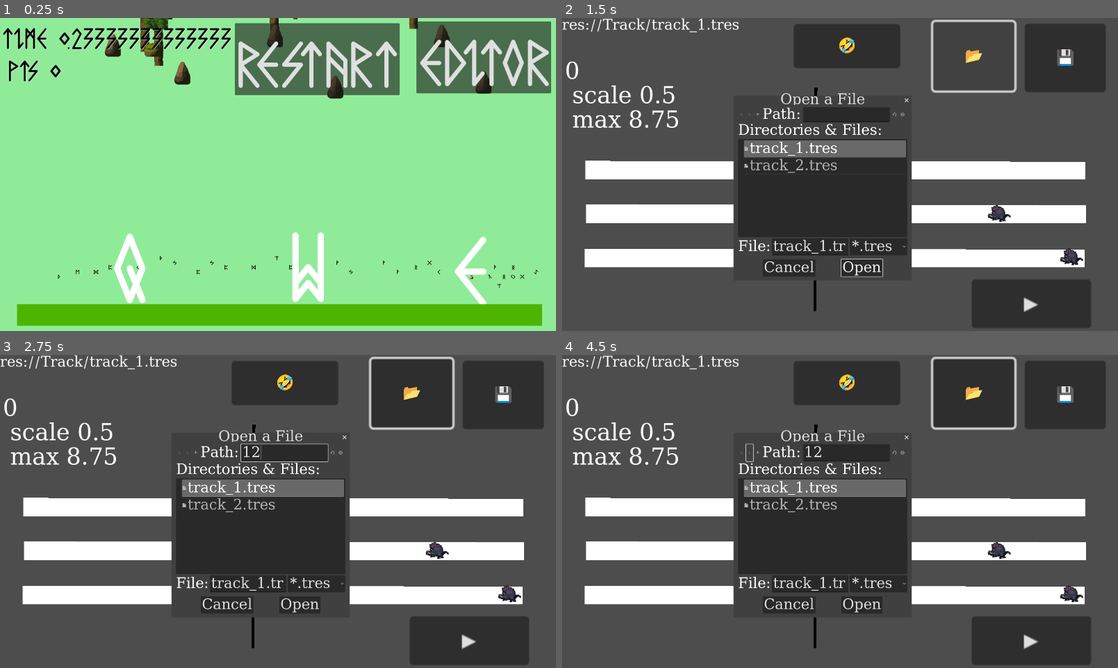
Above: before the commit, frames 1-4 (two rows, left to right).
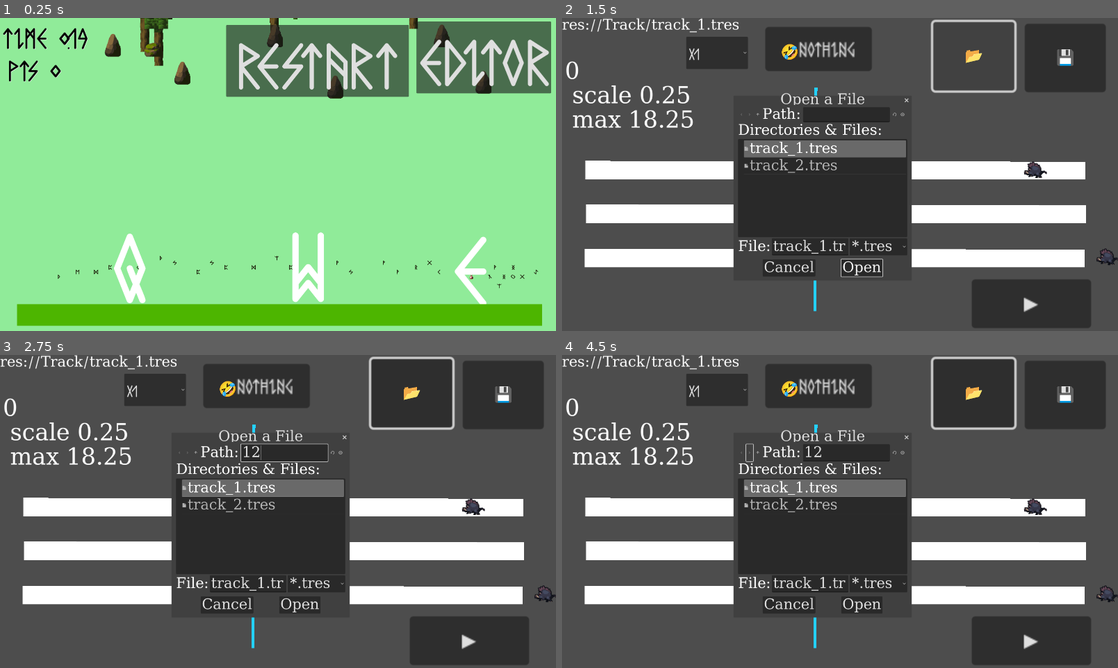
Above: after the commit, the same moments.

Repository: NamespaceV/LudumDare2024
Game: Godot game, scene res://main_scene.tscn
The game is run twice, just before and just after one commit, with the same random seed, the same clock (stepped at 60 frames per second) and the same inputs. Sound files missing from this copy of the repository are replaced by a short silence.
Inputs (mouse positions are in pixels of both pictures, inside the frame that each line leads up to):
- Up to frame 1 (0.25 s): no input
- Up to frame 2 (1.5 s): click "EDITOR" at 0.5 s; click "📂" at 1.25 s
- Up to frame 3 (2.75 s): click (283, 452) at 2.02 s; type "12" at 2.1 s
- Up to frame 4 (4.5 s): click "▶️" at 2.75 s; click (717, 389) at 3.5 s, where only the run after the commit has a clickable "x1"; click (751, 452) at 4.25 s

The runs differ from the first frame. In frame 1, 2.9% of the frame differs, in the area x 3-74%, y 1-26%; in frame 2, 4.0%, in the area x 12-100%, y 2-94%; in frame 3, 4.0%; in frame 4, 4.0%.

Commit message:
improvements

Diff:
--- a/Editor/editor.gd
+++ b/Editor/editor.gd
@@ -6,7 +6,7 @@
 const PIXELS_PER_SECOND = 500
 
 var time_offset = 0
-var time_scale = 0.5
+var time_scale = 1./4.
 
 func _ready():
 	open_track(track_path)
@@ -18,6 +18,7 @@
 	load_track()
 
 func load_track():
+	$TRACK.stream = load(track.audio_file)
 	for c in $Lanes/Enemies.get_children():
 		c.queue_free()
 	var e_sc = load("res://Editor/EnemyForEditor.tscn")
@@ -50,7 +51,7 @@
 	load_track()
 
 func align(time:float):
-	return time - fmod(time + time_scale/2, time_scale)
+	return time - (  fmod(time + time_scale/2, time_scale) - time_scale/2)
 
 func add_note(time:float, letter:String):
 	time = align(time)
@@ -76,7 +77,7 @@
 		#time_offset += time_scale
 		toggle_music()
 	if Input.is_action_just_pressed("edit_prev"):
-		time_offset -= time_scale
+		time_offset -= 1
 	if Input.is_action_just_pressed("edit_scale_zoom_in"):
 		time_scale /= 2
 	if Input.is_action_just_pressed("edit_scale_zoom_out"):
@@ -84,6 +85,9 @@
 	if Input.is_action_just_pressed("edit_sync_to_scale"):
 		time_offset = floorf(time_offset)
 	$Lanes/Enemies.position.x = 733 - time_offset * PIXELS_PER_SECOND
+	$Lanes/Start.position.x = $Lanes/Enemies.position.x
+	$Line2D/Aligned.position.x = PIXELS_PER_SECOND * ( align(time_offset) - time_offset )
+
 	for i in range(MainGame.inputs.size()):
 		var ch = MainGame.inputs[i]
 		if Input.is_action_just_pressed(ch):
@@ -105,9 +109,14 @@
 	track.sort()
 	ResourceSaver.save(track)
 
+
+func _on_option_button_item_selected(index):
+	var t : String = $OptionButton.get_item_text(index)
+	AudioServer.playback_speed_scale = float(t.trim_prefix("x"))
+
 func _on_button_play_pressed():
+	AudioServer.playback_speed_scale = 1
 	get_tree().change_scene_to_file("res://main_scene.tscn")
-
 
 func _on_button_preview_pressed():
 	pass
--- a/Editor/editor.tscn
+++ b/Editor/editor.tscn
@@ -5,9 +5,6 @@
 [ext_resource type="PackedScene" uid="uid://xdv5pgxx6cku" path="res://Editor/EnemyForEditor.tscn" id="2_ob068"]
 
 [sub_resource type="FontFile" id="FontFile_7hgvq"]
-face_index = null
-embolden = null
-transform = null
 cache/0/50/0/ascent = 0.0
 cache/0/50/0/descent = 0.0
 cache/0/50/0/underline_position = 0.0
@@ -24,9 +21,6 @@
 cache/0/16/0/kerning_overrides/16/0 = Vector2(0, 0)
 
 [sub_resource type="FontFile" id="FontFile_gpkp5"]
-face_index = null
-embolden = null
-transform = null
 cache/0/80/0/ascent = 0.0
 cache/0/80/0/descent = 0.0
 cache/0/80/0/underline_position = 0.0
@@ -43,9 +37,6 @@
 cache/0/16/0/kerning_overrides/16/0 = Vector2(0, 0)
 
 [sub_resource type="FontFile" id="FontFile_qwyh4"]
-face_index = null
-embolden = null
-transform = null
 cache/0/16/0/ascent = 0.0
 cache/0/16/0/descent = 0.0
 cache/0/16/0/underline_position = 0.0
@@ -78,8 +69,14 @@
 theme_override_font_sizes/font_size = 50
 text = "track_path"
 
-[node name="AnimatedSprite2D" type="AnimatedSprite2D" parent="."]
-position = Vector2(11, -130)
+[node name="Line2D" type="Line2D" parent="."]
+position = Vector2(733, 54)
+points = PackedVector2Array(144, 186, 143.815, 233.598, 141, 958)
+default_color = Color(0, 0, 0, 1)
+
+[node name="Aligned" type="Line2D" parent="Line2D"]
+points = PackedVector2Array(144, 186, 143.815, 233.598, 141, 958)
+default_color = Color(0, 0.898039, 0, 0.709804)
 
 [node name="Lanes" type="Node2D" parent="."]
 
@@ -94,15 +91,15 @@
 position = Vector2(-2, 303)
 polygon = PackedVector2Array(80, 493, 1807, 496, 1807, 557, 80, 557)
 
+[node name="Start" type="Line2D" parent="Lanes"]
+position = Vector2(733, 54)
+points = PackedVector2Array(144, 186, 143.815, 233.598, 141, 958)
+default_color = Color(0.141176, 0.819608, 1, 1)
+
 [node name="Enemies" type="Node2D" parent="Lanes"]
 
 [node name="Enemy" parent="Lanes/Enemies" instance=ExtResource("2_ob068")]
 position = Vector2(148, 524)
-
-[node name="Line2D" type="Line2D" parent="."]
-position = Vector2(733, 54)
-points = PackedVector2Array(144, 186, 143.815, 233.598, 141, 958)
-default_color = Color(0, 0, 0, 1)
 
 [node name="TimeOffset" type="Label" parent="."]
 offset_left = 10.0
@@ -124,12 +121,12 @@
 text = "📂"
 
 [node name="Button3" type="Button" parent="."]
-offset_left = 800.0
-offset_top = 21.0
-offset_right = 892.0
-offset_bottom = 59.0
+offset_left = 702.0
+offset_top = 31.0
+offset_right = 794.0
+offset_bottom = 69.0
 scale = Vector2(4, 4)
-text = "🤣"
+text = "🤣nothing"
 
 [node name="Button2" type="Button" parent="."]
 offset_left = 1598.0
@@ -158,8 +155,24 @@
 root_subfolder = "res://Track/"
 filters = PackedStringArray("*.tres")
 
+[node name="OptionButton" type="OptionButton" parent="."]
+offset_left = 429.0
+offset_top = 65.0
+offset_right = 642.0
+offset_bottom = 176.0
+theme_override_font_sizes/font_size = 50
+item_count = 3
+selected = 0
+popup/item_0/text = "x1"
+popup/item_0/id = 0
+popup/item_1/text = "x0.75"
+popup/item_1/id = 1
+popup/item_2/text = "x0.5"
+popup/item_2/id = 2
+
 [connection signal="pressed" from="Button" to="." method="_on_open_button_pressed"]
 [connection signal="pressed" from="Button3" to="." method="_on_button_preview_pressed"]
 [connection signal="pressed" from="Button2" to="." method="_on_save_button__pressed"]
 [connection signal="pressed" from="Button4" to="." method="_on_button_play_pressed"]
 [connection signal="file_selected" from="FileDialog" to="." method="_on_file_dialog_file_selected"]
+[connection signal="item_selected" from="OptionButton" to="." method="_on_option_button_item_selected"]
--- a/MainGame/MainGame.gd
+++ b/MainGame/MainGame.gd
@@ -57,16 +57,18 @@
 
 func _ready():
 	base_position = position
+	$TRACK.stream = load(track.audio_file)
 	reset_level()
 
-func _process(delta):
+func _process(_delta):
 	$HpBar.value = hp
-	$"../Timer".text = "Time: " + str(song_time) +"\n Pts: " + str(int(points))
+	$"../Timer".text = "Time: " +  ("%.2f" % song_time) +"\n Pts: " + str(int(points))
 
 	if check_end_conditions():
 		return
 
-	song_time += delta
+	song_time = $TRACK.get_playback_position()
+
 	process_input()
 #	if go_down:
 #		position = base_position + amplitude * clampf(song_time/0.5, 0,1)
@@ -122,7 +124,7 @@
 			to_remove.append(_e)
 			continue
 		var e = _e as Enemy
-		print (e.name, " song time: ", song_time,  " dif: ", e.pct - e.TRACK_TIME_OFFSET_SECONDS)
+		print (e.name, " song time: ", ("%.2f" % song_time),  " dif: ", "%.2f" % (e.pct - e.TRACK_TIME_OFFSET_SECONDS))
 
 		if e.near_kill_zone():
 			points += 100
--- a/Track/track.gd
+++ b/Track/track.gd
@@ -3,5 +3,7 @@
 
 @export var notes: Array[TrackPointR] # must be sorted
 
+@export_file("*.mp3") var audio_file: String
+
 func sort():
 	notes.sort_custom(func gt(a,b): return a.offset < b.offset)
--- a/Track/track_1.tres
+++ b/Track/track_1.tres
@@ -3,81 +3,82 @@
 [ext_resource type="Script" path="res://Track/track.gd" id="1_6es1o"]
 [ext_resource type="Script" path="res://Track/track_point.gd" id="1_e3yqp"]
 
-[sub_resource type="Resource" id="Resource_4nhvh"]
+[sub_resource type="Resource" id="Resource_nlbhp"]
 script = ExtResource("1_e3yqp")
-offset = 1.25
+offset = 1.5
+notes = "q"
+
+[sub_resource type="Resource" id="Resource_fb6fh"]
+script = ExtResource("1_e3yqp")
+offset = 2.0
+notes = "e"
+
+[sub_resource type="Resource" id="Resource_ysybf"]
+script = ExtResource("1_e3yqp")
+offset = 2.5
+notes = "q"
+
+[sub_resource type="Resource" id="Resource_v6qil"]
+script = ExtResource("1_e3yqp")
+offset = 3.0
+notes = "e"
+
+[sub_resource type="Resource" id="Resource_tvjec"]
+script = ExtResource("1_e3yqp")
+offset = 4.0
+notes = "q"
+
+[sub_resource type="Resource" id="Resource_nauvc"]
+script = ExtResource("1_e3yqp")
+offset = 5.0
+notes = "qwe"
+
+[sub_resource type="Resource" id="Resource_2htc6"]
+script = ExtResource("1_e3yqp")
+offset = 6.5
+notes = "e"
+
+[sub_resource type="Resource" id="Resource_0vv7r"]
+script = ExtResource("1_e3yqp")
+offset = 7.5
+notes = "q"
+
+[sub_resource type="Resource" id="Resource_aiaj3"]
+script = ExtResource("1_e3yqp")
+offset = 8.5
+notes = "e"
+
+[sub_resource type="Resource" id="Resource_2q4lk"]
+script = ExtResource("1_e3yqp")
+offset = 9.5
+notes = "q"
+
+[sub_resource type="Resource" id="Resource_jvvpb"]
+script = ExtResource("1_e3yqp")
+offset = 10.5
+notes = "e"
+
+[sub_resource type="Resource" id="Resource_20ea4"]
+script = ExtResource("1_e3yqp")
+offset = 12.75
+notes = "q"
+
+[sub_resource type="Resource" id="Resource_nd1t1"]
+script = ExtResource("1_e3yqp")
+offset = 15.25
+notes = "e"
+
+[sub_resource type="Resource" id="Resource_7uo67"]
+script = ExtResource("1_e3yqp")
+offset = 17.0
 notes = "w"
 
-[sub_resource type="Resource" id="Resource_og6ta"]
+[sub_resource type="Resource" id="Resource_rlwid"]
 script = ExtResource("1_e3yqp")
-offset = 1.75
+offset = 18.25
 notes = "e"
-
-[sub_resource type="Resource" id="Resource_5118c"]
-script = ExtResource("1_e3yqp")
-offset = 2.75
-notes = "q"
-
-[sub_resource type="Resource" id="Resource_kqumo"]
-script = ExtResource("1_e3yqp")
-offset = 3.25
-notes = "w"
-
-[sub_resource type="Resource" id="Resource_67uff"]
-script = ExtResource("1_e3yqp")
-offset = 3.75
-notes = "e"
-
-[sub_resource type="Resource" id="Resource_bwtx4"]
-script = ExtResource("1_e3yqp")
-offset = 4.25
-notes = "q"
-
-[sub_resource type="Resource" id="Resource_xg6vb"]
-script = ExtResource("1_e3yqp")
-offset = 4.75
-notes = "w"
-
-[sub_resource type="Resource" id="Resource_ixesk"]
-script = ExtResource("1_e3yqp")
-offset = 5.25
-notes = "w"
-
-[sub_resource type="Resource" id="Resource_6bi27"]
-script = ExtResource("1_e3yqp")
-offset = 5.75
-notes = "w"
-
-[sub_resource type="Resource" id="Resource_3ymbn"]
-script = ExtResource("1_e3yqp")
-offset = 6.25
-notes = "e"
-
-[sub_resource type="Resource" id="Resource_u4hay"]
-script = ExtResource("1_e3yqp")
-offset = 6.75
-notes = "q"
-
-[sub_resource type="Resource" id="Resource_1o3vu"]
-script = ExtResource("1_e3yqp")
-offset = 7.25
-notes = "w"
-
-[sub_resource type="Resource" id="Resource_4gfg6"]
-script = ExtResource("1_e3yqp")
-offset = 7.75
-notes = "w"
-
-[sub_resource type="Resource" id="Resource_mhwyt"]
-script = ExtResource("1_e3yqp")
-offset = 8.25
-notes = "e"
-
-[sub_resource type="Resource" id="Resource_8xmhp"]
-script = ExtResource("1_e3yqp")
-offset = 8.75
-notes = "q"
 
 [resource]
 script = ExtResource("1_6es1o")
-notes = Array[ExtResource("1_e3yqp")]([SubResource("Resource_4nhvh"), SubResource("Resource_og6ta"), SubResource("Resource_5118c"), SubResource("Resource_kqumo"), SubResource("Resource_67uff"), SubResource("Resource_bwtx4"), SubResource("Resource_xg6vb"), SubResource("Resource_ixesk"), SubResource("Resource_6bi27"), SubResource("Resource_3ymbn"), SubResource("Resource_u4hay"), SubResource("Resource_1o3vu"), SubResource("Resource_4gfg6"), SubResource("Resource_mhwyt"), SubResource("Resource_8xmhp")])
+notes = Array[ExtResource("1_e3yqp")]([SubResource("Resource_nlbhp"), SubResource("Resource_fb6fh"), SubResource("Resource_ysybf"), SubResource("Resource_v6qil"), SubResource("Resource_tvjec"), SubResource("Resource_nauvc"), SubResource("Resource_2htc6"), SubResource("Resource_0vv7r"), SubResource("Resource_aiaj3"), SubResource("Resource_2q4lk"), SubResource("Resource_jvvpb"), SubResource("Resource_20ea4"), SubResource("Resource_nd1t1"), SubResource("Resource_7uo67"), SubResource("Resource_rlwid")])
+audio_file = "res://000ExternalAssets/Music/jlbrock44_-_Twiddler_Laying_Bricks_in_the_Wall_(Pink_Floyd_Redux)_1.mp3"
--- a/main_scene.tscn
+++ b/main_scene.tscn
@@ -47,12 +47,6 @@
 tile_set = ExtResource("3_pjlbs")
 format = 2
 layer_0/tile_data = PackedInt32Array(5963747, 655362, 0, 6029283, 655362, 1, 6094819, 655362, 2, 6160355, 655362, 3, 62 …(7900 unchanged characters)…
-layer_1/name = ""
-layer_1/enabled = true
-layer_1/modulate = Color(1, 1, 1, 1)
-layer_1/y_sort_enabled = false
-layer_1/y_sort_origin = 0
-layer_1/z_index = 0
 layer_1/tile_data = PackedInt32Array(6291419, 0, 0, 6356955, 0, 1, 6422491, 0, 2, 6488027, 0, 3, 6553563, 0, 4, 6291420 …(2257 unchanged characters)…
 
 [node name="Label" type="Label" parent="MainNode/BG"]
@@ -191,14 +185,6 @@
 theme_override_font_sizes/font_size = 300
 text = "SUMMON SUCCESS"
 
-[node name="Button" type="Button" parent="MainNode"]
-offset_left = 1458.0
-offset_top = 24.0
-offset_right = 1923.0
-offset_bottom = 272.0
-theme_override_font_sizes/font_size = 200
-text = "EDITOR"
-
 [node name="Timer" type="Label" parent="."]
 offset_left = 14.0
 offset_top = 28.0
@@ -218,14 +204,13 @@
 text = "EDITOR"
 
 [node name="Button2" type="Button" parent="."]
-offset_left = 818.0
-offset_top = 38.0
-offset_right = 1386.0
-offset_bottom = 286.0
+offset_left = 788.0
+offset_top = 44.0
+offset_right = 1419.0
+offset_bottom = 292.0
 theme_override_font_sizes/font_size = 200
 text = "restart"
 
 [connection signal="pressed" from="MainNode/VBoxContainer/PlayButton" to="MainNode" method="_on_play_button_pressed"]
-[connection signal="pressed" from="MainNode/Button" to="MainNode" method="_on_button_pressed"]
 [connection signal="pressed" from="Button" to="MainNode" method="_on_button_pressed"]
 [connection signal="pressed" from="Button2" to="MainNode" method="_on_button_restart_pressed"]
Not shown, added: 000ExternalAssets/Music/jlbrock44_-_Twiddler_Laying_Bricks_in_the_Wall_(Pink_Floyd_Redux)_1.mp3.import
Not shown, added: 000ExternalAssets/Music/jlbrock44_-_Twiddler_Laying_Bricks_in_the_Wall_(Pink_Floyd_Redux)_1.mp3
Not shown, changed: 000ExternalAssets/Music/readme.md
